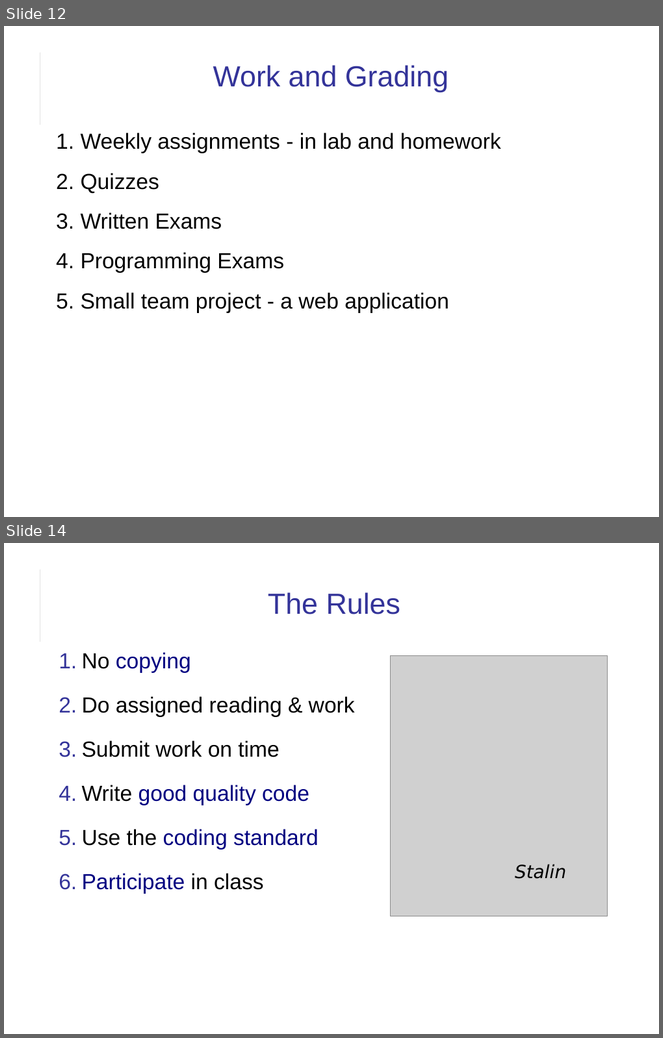
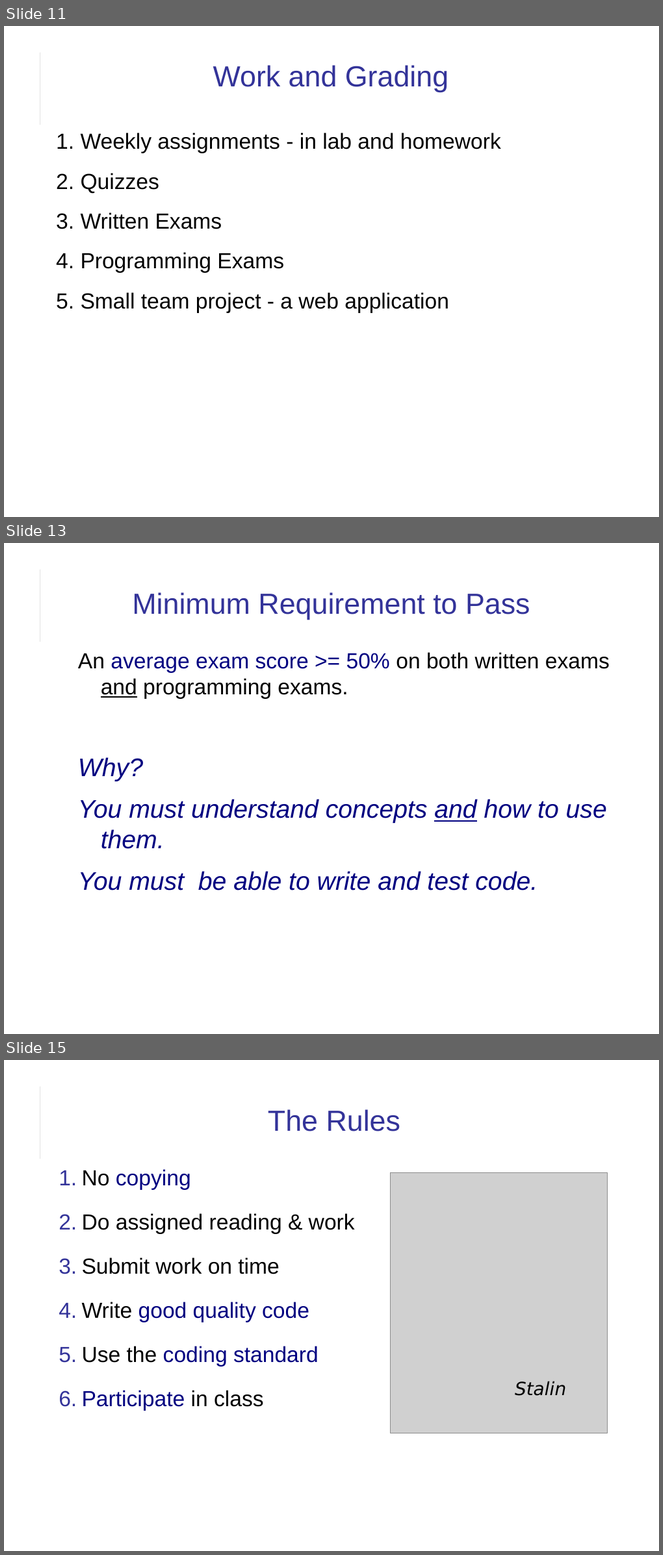
Before and after one commit to cpske/ISP, a slide deck: introduction/Introduction-to-Course.odp. Shown one above the other, each under a label of ours: slides 12 and 14 before the commit, slides 11, 13 and 15 after it; the slides between them are not shown. The pictures are 663x1038 and 663x1555 pixels, drawn with LibreOffice and Linux fonts; fonts in the diff are those of the drawing; grey boxes stand for pictures. Boxes give left, top, right and bottom in pixels: in the first picture for what was removed or moved away, otherwise in the second. Text is boxed around its words. In the diff, an @@ line names an element or a change of style, - is before the commit and + after.

```diff
--- a/introduction/Introduction-to-Course.odp
+++ b/introduction/Introduction-to-Course.odp
@@ slide 13 added at bbox=[4, 543, 659, 1034], background #FFFFFF; not listed: 2 template elements that a slide beside it also shows @@
@@ title added at bbox=[132, 592, 530, 620], 32 pt, text #333399 @@
+Minimum Requirement to Pass
@@ text added at bbox=[78, 652, 610, 891], 28 pt, text #000080, italic @@
+  An average exam score >= 50% on both written exams and programming exams.
+Why?
+You must understand concepts and how to use them.
+You must be able to write and test code.
@@ what was slide 12 is now slide 11 @@
@@ what was slide 14 is now slide 15 @@
```
Also in this commit, not shown: 6 slides changed, 1 other slide added, 1 slide removed, 6 other files.
